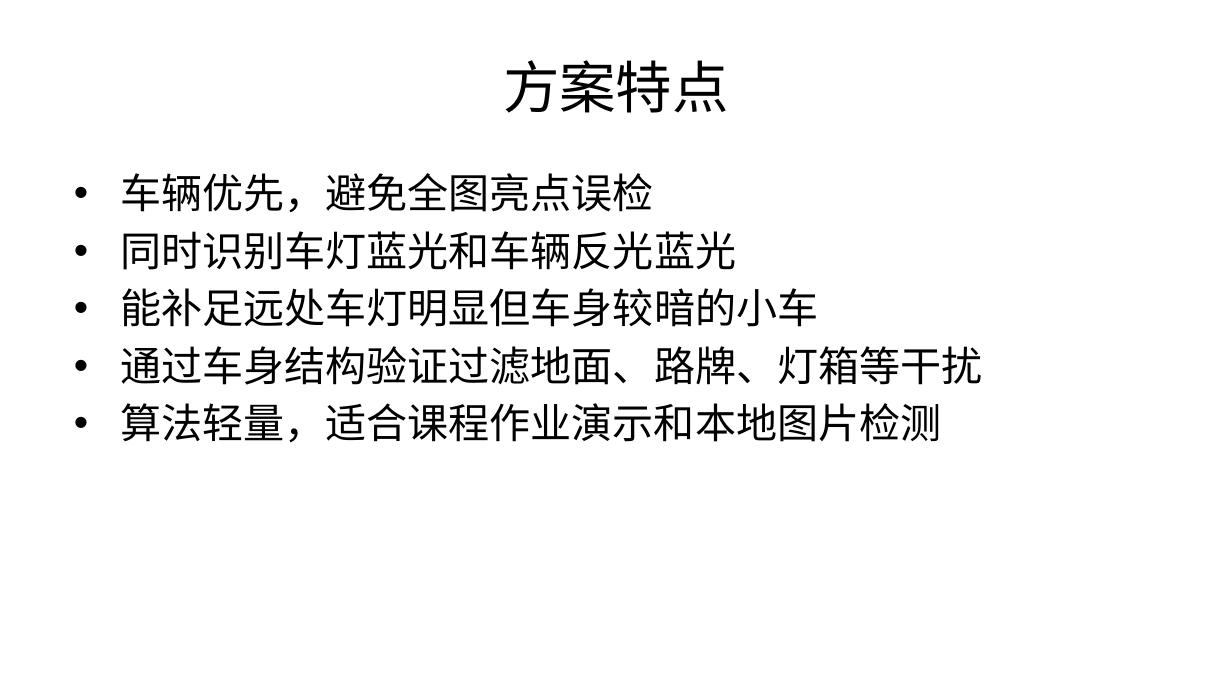
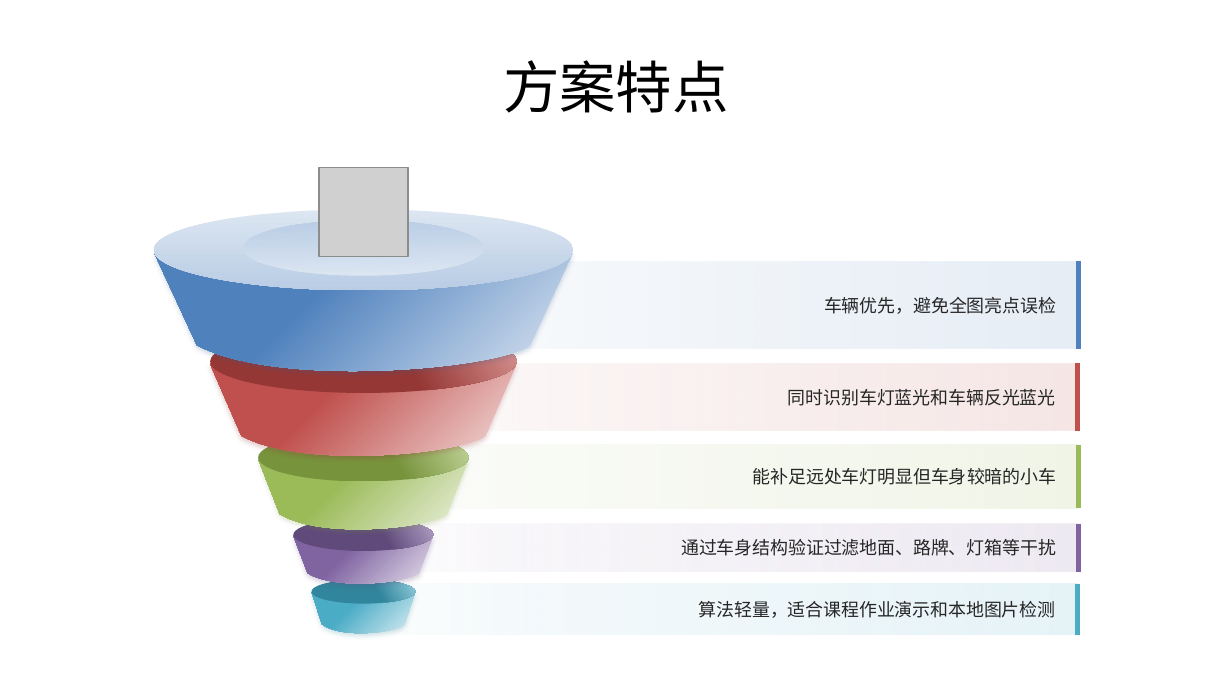
Before and after one commit to szl97/DAA, a slide deck: slide 10 of blue-light-detection/解题ppt.pptx. Drawn at 1232x693 pixels with LibreOffice and Linux fonts; fonts in the diff are those of the drawing; grey boxes stand for pictures. Boxes give left, top, right and bottom in pixels: in the first picture for what was removed or moved away, otherwise in the second. Text is boxed around its words. In the diff, an @@ line names an element or a change of style, - is before the commit and + after.

```diff
--- a/blue-light-detection/解题ppt.pptx
+++ b/blue-light-detection/解题ppt.pptx
@@ text removed at (120, 173, 982, 443) @@
-• 车辆优先，避免全图亮点误检
-• 同时识别车灯蓝光和车辆反光蓝光
-• 能补足远处车灯明显但车身较暗的小车
-• 通过车身结构验证过滤地面、路牌、灯箱等干扰
-• 算法轻量，适合课程作业演示和本地图片检测
@@ picture added at (319, 168, 408, 256) @@
@@ ellipse added at (154, 209, 573, 291), fill gradient #DCE6F2 to #B9CDE5 @@
@@ ellipse added at (243, 221, 483, 276), fill gradient #DCE6F2 to #B9CDE5 @@
@@ freeform shape added at (154, 253, 573, 371), fill gradient #DCE6F2 to #4F81BD @@
@@ freeform shape added at (484, 261, 1079, 349), fill gradient #DCE6F2, outline #4F81BD 3 pt, 10.5 pt, text #262626 @@
+车辆优先，避免全图亮点误检
@@ ellipse added at (211, 330, 517, 393), fill gradient #953735 to #D99694 @@
@@ freeform shape added at (211, 363, 517, 456), fill gradient #F2DCDB to #C0504D @@
@@ freeform shape added at (451, 363, 1078, 431), fill gradient #F2DCDB, outline #C0504D 3 pt, 10.5 pt, text #262626 @@
+同时识别车灯蓝光和车辆反光蓝光
@@ ellipse added at (259, 434, 469, 482), fill gradient #77933C to #C3D69B @@
@@ freeform shape added at (415, 445, 1078, 509), fill gradient #EBF1DE, outline #9BBB59 3 pt, 10.5 pt, text #262626 @@
+能补足远处车灯明显但车身较暗的小车
@@ freeform shape added at (259, 460, 469, 530), fill gradient #EBF1DE to #9BBB59 @@
@@ freeform shape added at (293, 536, 432, 584), fill gradient #E6E0EC to #8064A2 @@
@@ ellipse added at (293, 519, 434, 552), fill gradient #604A7B to #B3A2C7 @@
@@ freeform shape added at (409, 524, 1078, 572), fill gradient #E6E0EC, outline #8064A2 3 pt, 10.5 pt, text #262626 @@
+通过车身结构验证过滤地面、路牌、灯箱等干扰
@@ freeform shape added at (312, 593, 415, 633), fill gradient #DBEEF4 to #4BACC6 @@
@@ ellipse added at (312, 579, 415, 604), fill gradient #31859C to #93CDDD @@
@@ freeform shape added at (387, 584, 1078, 634), fill gradient #DBEEF4, outline #4BACC6 3 pt, 10.5 pt, text #262626 @@
+算法轻量，适合课程作业演示和本地图片检测
```
Also in this commit, not shown: 8 other slides changed.
